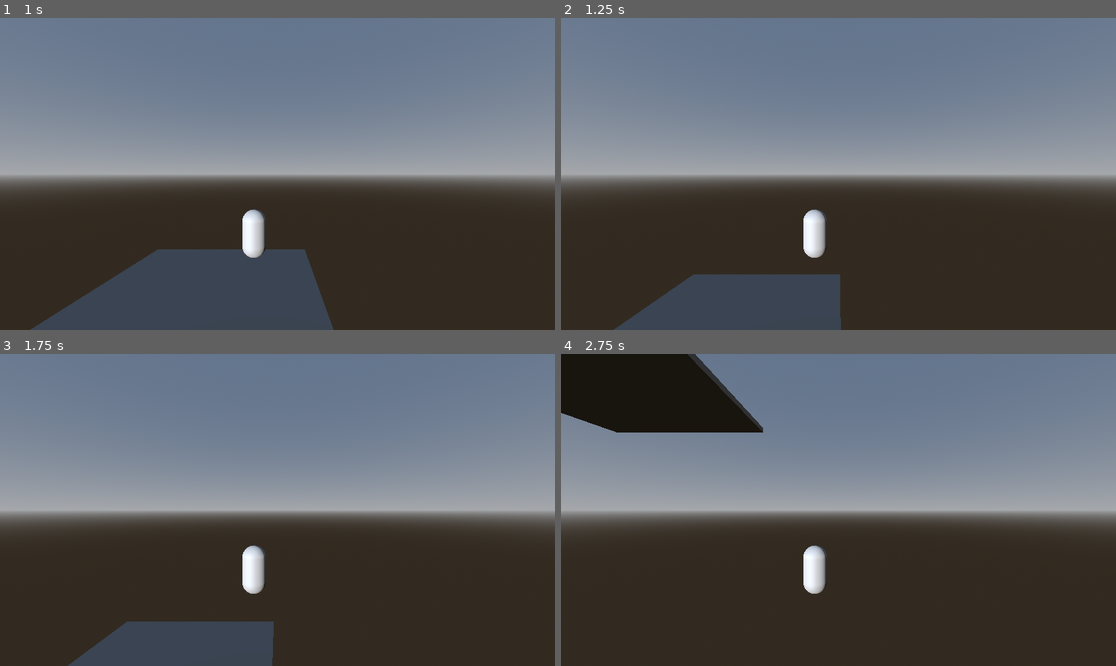
Above: before the commit, frames 1-4 (two rows, left to right).
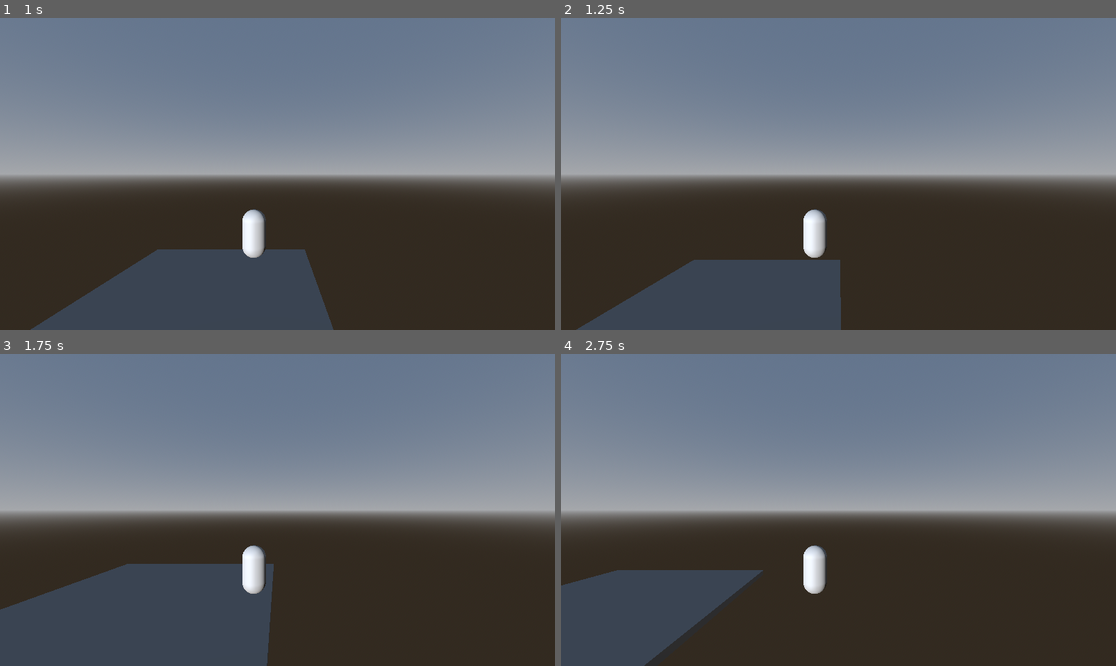
Above: after the commit, the same moments.

Repository: A-CheshireCat/the-switcher-iii
Game: Godot game, scene res://scenes/world.tscn
Two runs of this game, one before a commit and one after it. Both use one fixed random seed, a clock stepped at 60 frames per second and the inputs below.
Inputs:
- Up to frame 1 (1 s): tap Enter at 0.5 s; hold D (move_right) from 0.53 s (still down); tap 1 (mask1) at 0.6 s; tap Space (jump) at 0.77 s; tap 2 (mask2) at 0.8 s
- Up to frame 2 (1.25 s): keep holding D (move_right); tap Space (jump) at 1.07 s
- Up to frame 3 (1.75 s): release D (move_right) at 1.28 s; hold Down (ui_down) from 1.28 s (still down); tap 2 (mask2) at 1.35 s; tap Space (jump) at 1.52 s; tap 3 (mask3) at 1.55 s
- Up to frame 4 (2.75 s): tap Space (jump) at 1.82, 2.3 s; release Down (ui_down) at 2.03 s; hold D (move_right) from 2.03 s (still down); tap 3 (mask3) at 2.1 s

Frame 1 is identical in both runs. In frame 2, 2.3% of the frame differs, in the area x 2-51%, y 77-100%; in frame 3, 9.6%; in frame 4, 15%, in the area x 0-37%, y 0-100%.

Commit message:
Fix bug where double jump would remain active once after switch

Diff:
--- a/scripts/player.gd
+++ b/scripts/player.gd
@@ -46,6 +46,7 @@
 
 func change_mask(mask1: bool, mask2: bool, mask3: bool):
 	mask1_active = mask1
+	double_jump_active = mask1
 	mask2_active = mask2
+	collision_mask2.disabled = not mask2
 	mask3_active = mask3
-	collision_mask2.disabled = not mask2
